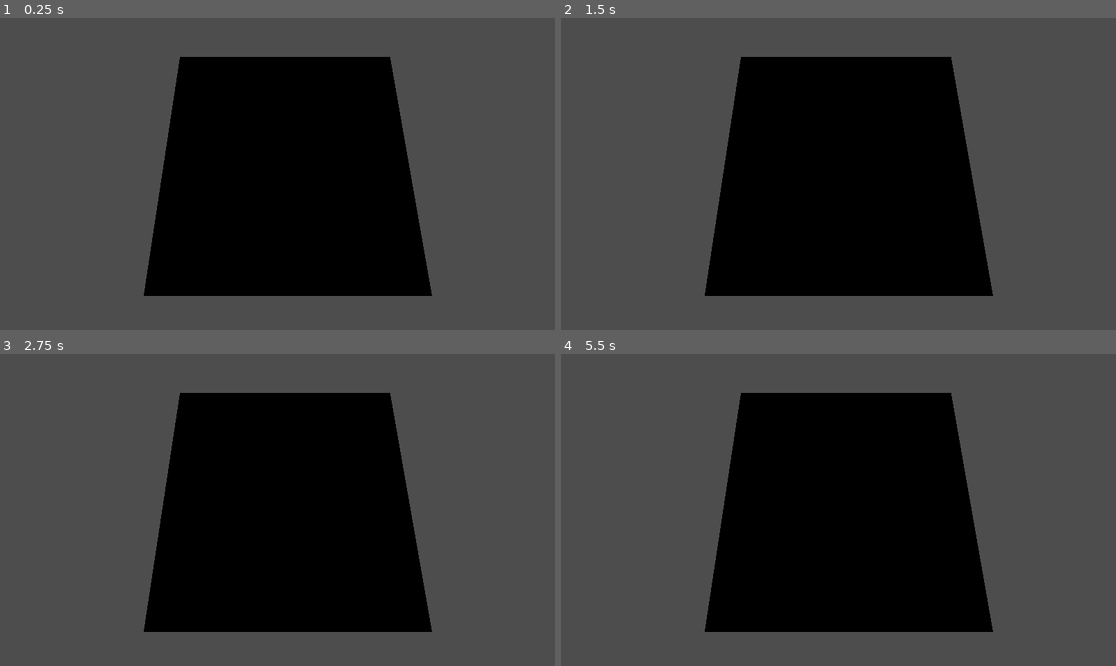
Above: before the commit, frames 1-4 (two rows, left to right).
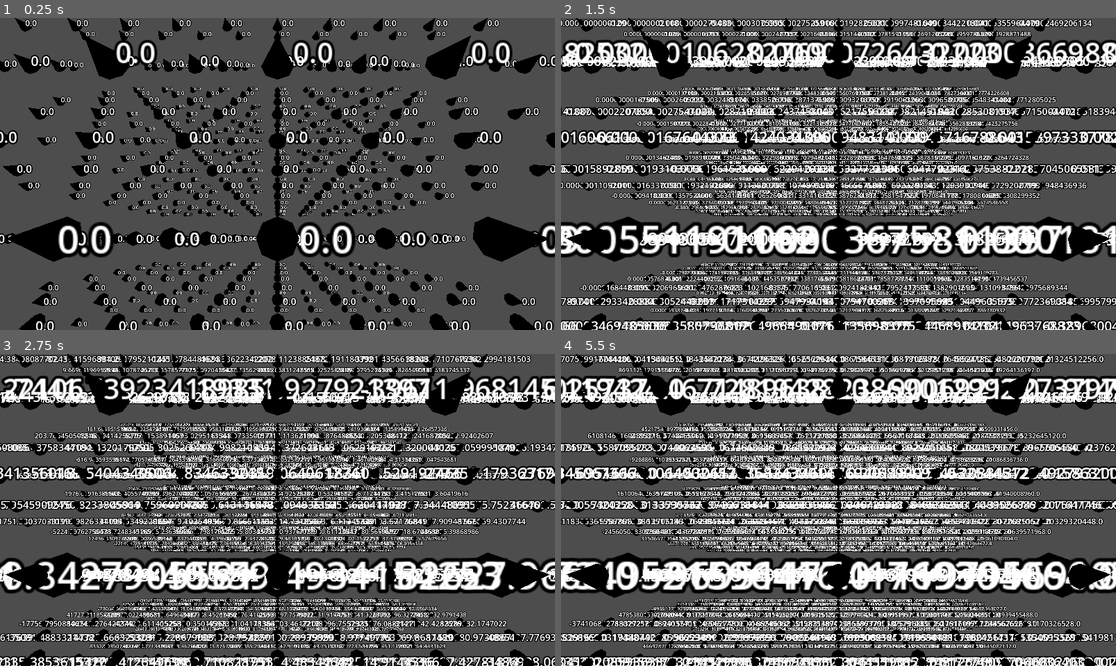
Above: after the commit, the same moments.

Repository: puffertron/mcgillphysicshack2026
Game: Godot game, scene res://Main/main.tscn
The game is run twice, just before and just after one commit, with the same random seed, the same clock (stepped at 60 frames per second) and the same inputs. Before the commit the project starts from res://Scenes/projecttest.tscn.
Inputs:
- Up to frame 1 (0.25 s): no input
- Up to frame 2 (1.5 s): tap Enter at 0.5 s; tap . (.) at 0.6 s; tap Space at 0.77 s; tap A (A) at 0.8, 1.35 s
- Up to frame 3 (2.75 s): tap Space at 1.52 s; tap C (C) at 1.55, 2.1 s; tap D (D) at 2.3 s
- Up to frame 4 (5.5 s): tap D (D) at 2.85 s; tap Space at 3.02, 3.77, 4.52 s; tap E (E) at 3.05, 3.6 s; tap F (F) at 3.8, 4.35 s; tap G (G) at 4.55, 5.1 s; tap H (H) at 5.3 s

The runs differ from the first frame. In frame 1, 42% of the frame differs, in the area x 0-100%, y 0-100%; in frame 2, 58%; in frame 3, 57%; in frame 4, 61%.

Commit message:
simulation kinda works!!

Diff:
--- a/game/Main/main.tscn
+++ b/game/Main/main.tscn
@@ -1,12 +1,14 @@
 [gd_scene format=3 uid="uid://ci3o33ipbdx15"]
 
 [ext_resource type="PackedScene" uid="uid://b41mmxjvy638s" path="res://Nodes/FluidDomain.tscn" id="1_yh5la"]
-[ext_resource type="PackedScene" uid="uid://dyt3muowxfen5" path="res://Scenes/FieldController.tscn" id="2_2w1kt"]
+[ext_resource type="PackedScene" uid="uid://d2dxo3ta4h6uq" path="res://Scenes/FieldController.tscn" id="2_2w1kt"]
 
 [node name="Main" type="Node3D" unique_id=1450472223]
 
 [node name="FluidDomain" parent="." unique_id=1575522211 instance=ExtResource("1_yh5la")]
-field_size = Vector3i(10, 10, 10)
-cell_size = 1.0
 
-[node name="FieldController" parent="." unique_id=221814679 instance=ExtResource("2_2w1kt")]
+[node name="FieldController" parent="." unique_id=221814679 node_paths=PackedStringArray("domain") instance=ExtResource("2_2w1kt")]
+domain = NodePath("../FluidDomain")
+
+[node name="Camera3D" type="Camera3D" parent="." unique_id=954726687]
+transform = Transform3D(1, 0, 0, 0, 0.30227003, 0.95322233, 0, -0.95322233, 0.30227003, 0, 3.8831463, 0)
--- a/game/Nodes/FluidDomain.tscn
+++ b/game/Nodes/FluidDomain.tscn
@@ -6,8 +6,5 @@
 [node name="FluidDomain" type="Node3D" unique_id=1575522211]
 script = ExtResource("1_ksg75")
 fluid_point_scene = ExtResource("2_6a2mv")
-field_size = null
-cell_size = null
 
-[node name="Camera3D" type="Camera3D" parent="." unique_id=553730442]
-transform = Transform3D(1, 0, 0, 0, 1, 0, 0, 0, 1, 0, 0, 7)
+[node name="PointsAnchor" type="Node3D" parent="." unique_id=1813916071]
--- a/game/Nodes/fluid_point.tscn
+++ b/game/Nodes/fluid_point.tscn
@@ -11,6 +11,11 @@
 height = 0.2
 cone = true
 material = ExtResource("2_lum1e")
+
+[node name="Label3D" type="Label3D" parent="Visualizer" unique_id=1621782772]
+transform = Transform3D(1, 0, 0, 0, 1, 0, 0, 0, 1, 0.20016819, 0, 0)
+billboard = 1
+text = "0.0"
 
 [node name="Highlight" type="CSGCombiner3D" parent="." unique_id=250155394]
 
--- /dev/null
+++ b/game/Scenes/camera.tscn
@@ -0,0 +1,18 @@
+[gd_scene format=3 uid="uid://h8qgprgecer8"]
+
+[ext_resource type="Script" path="res://Scripts/keymapping.gd" id="1_375tr"]
+
+[node name="Main" type="Node3D" unique_id=221814679]
+script = ExtResource("1_375tr")
+
+[node name="MainCam" type="Camera3D" parent="." unique_id=471928645]
+transform = Transform3D(1, 0, 0, 0, -4.371139e-08, 1, 0, -1, -4.371139e-08, 0, 10, 0)
+fov = 90.0
+
+[node name="LowPressure" type="Node3D" parent="." unique_id=1888279700]
+
+[node name="CSGSphere3D" type="CSGSphere3D" parent="LowPressure" unique_id=1692276256]
+
+[node name="HighPressure" type="Node3D" parent="." unique_id=435439682]
+
+[node name="CSGSphere3D" type="CSGSphere3D" parent="HighPressure" unique_id=297263872]
--- /dev/null
+++ b/game/Scenes/shaderstest.tscn
@@ -0,0 +1,6 @@
+[gd_scene format=3 uid="uid://b4ocmry1shvy8"]
+
+[ext_resource type="Script" path="res://Scenes/shaderstest.gd" id="1_mrlik"]
+
+[node name="Shaderstest" type="Node3D" unique_id=80695994]
+script = ExtResource("1_mrlik")
--- a/game/Scripts/FieldController.gd
+++ b/game/Scripts/FieldController.gd
@@ -3,6 +3,8 @@
 
 signal highpres_changed(position)
 signal lowpres_changed(position)
+
+@export var domain: FluidDomain
 
 var keymaps: Array[Array] = [
 	['Q', 'W', 'E', 'R', 'T', 'Y', 'U', 'I', 'O', 'P'],
@@ -52,9 +54,12 @@
 				if !event.is_action_pressed(input):
 					pass
 				elif event.is_action_pressed(input):
-					x_pos = float(row.find(input)) / 10 * 10 - 4.5
-					z_pos = float(keymaps.find(row)) / 10 * 5
-					global_pos = Vector3(x_pos, 0, z_pos)
+					x_pos = float(row.find(input)) / 10
+					z_pos = float(keymaps.find(row)) / 3
+					var relative_ctrl_pos = Vector3(x_pos,0, z_pos)
+					var domain_pos = domain.fraction_to_grid_pos(relative_ctrl_pos)
+					#global_pos = Vector3(x_pos, 0, z_pos)
+					global_pos = domain_pos
 					#current_state.global_position = global_pos
 					if current_state == 0:
 						highpres_changed.emit(global_pos)
--- a/game/Scripts/FluidDomain.gd
+++ b/game/Scripts/FluidDomain.gd
@@ -7,19 +7,24 @@
 @export var cell_size: float = 1.0
 @onready var field_controller:Node3D = get_parent().get_node("FieldController")
 
+@onready var points_anchor = $PointsAnchor
+
 const PRESSURE_HOT = 10 #pressure that gets set to hot control points
 const PRESSURE_COLD = 0 #pressure that gets set to cold control points
 
 #creates a new field based on field size on ready
 func _ready():
 	generate_field(field_size,cell_size)
+	center_domain()
 
 func _process(delta):
 	# Set points at control_points to be at specific value
 	for ctrl_point_hot in field_controller.ctrl_points_hot:
-		get_point_at_pos(ctrl_point_hot).pressure = PRESSURE_HOT
+		if get_point_at_pos(ctrl_point_hot):
+			get_point_at_pos(ctrl_point_hot).pressure = PRESSURE_HOT
 	for ctrl_point_cold in field_controller.ctrl_points_cold:
-		get_point_at_pos(ctrl_point_cold).pressure = PRESSURE_COLD
+		if get_point_at_pos(ctrl_point_cold):
+			get_point_at_pos(ctrl_point_cold).pressure = PRESSURE_COLD
 
 
 	for xArray in fluid_points:
@@ -33,6 +38,12 @@
 			for fluid_point:FluidPoint in yArray:
 				#Runs once per fluid_point
 				fluid_point.apply()
+
+
+func center_domain():
+	var actual_size = field_size * cell_size
+	points_anchor.translate(-actual_size/2)
+
 
 ## Generates a standard template grid for neighbors along all orthogonal coordinates. (Neighbor grid without diagonals)
 func ortho_neighbor_grid() -> Array[Vector3i]:
@@ -70,7 +81,11 @@
 
 ## Sets pressure of a cell
 func set_pressure(point: FluidPoint, pressure: float):
-	pass
+	point.pressure = pressure
+
+func fraction_to_grid_pos(pos: Vector3):
+	var grid_pos = Vector3i(round(pos.x * field_size.x),round(pos.y * field_size.y),round(pos.z * field_size.z))
+	return grid_pos
 
 func global_pos_to_grid_pos(global_pos: Vector3) -> Vector3i:
 	var localpos = to_local(global_pos)
@@ -106,5 +121,5 @@
 				var new_point = fluid_point_scene.instantiate()
 				new_point.call("setup", Vector3i(x,y,z), Vector3(x,y,z)*cell_size)
 				new_point.domain = self
-				add_child(new_point)
+				points_anchor.add_child(new_point)
 				fluid_points[x][y][z] = new_point
--- a/game/Scripts/FluidPoint.gd
+++ b/game/Scripts/FluidPoint.gd
@@ -3,7 +3,9 @@
 static var scene = load("res://fluid_point.tscn")
 @onready var visualizer = $Visualizer
 @onready var highlight = $Highlight
+@onready var label = $Visualizer/Label3D
 
+var counter = 0
 
 
 var domain: FluidDomain
@@ -53,12 +55,12 @@
 			difference_pressure = pressure - incoming_pressure
 			difference_pressures.append(difference_pressure)
 
-		# Calc flow between each neighbor
-		var flow = difference_pressure*delta*flow_per_pressure
-		flows.append(flow)
+			# Calc flow between each neighbor
+			var flow = difference_pressure*delta*flow_per_pressure
+			flows.append(flow)
 
-		# Sum total flow to know change for next state
-		netFlow += flow
+			# Sum total flow to know change for next state
+			netFlow += flow
 
 	#Change in pressure for next state is based on total 'flow'
 	pressure_dif = netFlow
@@ -72,6 +74,8 @@
 
 
 
-func process(delta):
+func _process(delta):
+	label.text = str(pressure)
 	visualizer.material.set_shader_parameter("pressure_vis", pressure)
 	visualizer.material.set_shader_parameter("temperature_vis", temperature)
+	#counter += delta
--- a/game/fluidpointMaterial.tres
+++ b/game/fluidpointMaterial.tres
@@ -5,5 +5,5 @@
 [resource]
 render_priority = 0
 shader = ExtResource("1_1xut2")
-shader_parameter/pressure_vis = 10.0
-shader_parameter/temperature_vis = 50.0
+shader_parameter/pressure_vis = 0.0
+shader_parameter/temperature_vis = 0.0
--- a/game/project.godot
+++ b/game/project.godot
@@ -11,7 +11,7 @@
 [application]
 
 config/name="McGillPhysicsHack2026"
-run/main_scene="uid://d2llssgvgyee7"
+run/main_scene="uid://ci3o33ipbdx15"
 config/features=PackedStringArray("4.6", "Forward Plus")
 config/icon="res://icon.svg"
 
Not shown: 1 places in game/Scenes/FieldController.tscn that only renumber resources
